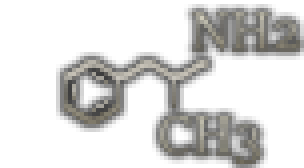
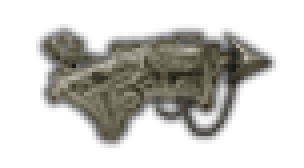
Revision of a layered w=304, h=168 image; what changed, layer by layer:
showed group "weapons" (5 layers) over [36, 32, 288, 140]
added group "breechspear" with 3 layers in group "weapons" over [44, 32, 272, 140]
added layer "Layer 19" in group "breechspear" over [224, 32, 272, 84]
added layer "Layer 20" in group "breechspear" over [156, 60, 240, 136]
added layer "Layer 16" in group "breechspear" over [44, 32, 236, 140]
hid group "misc" (10 layers) over [36, 12, 300, 164]
